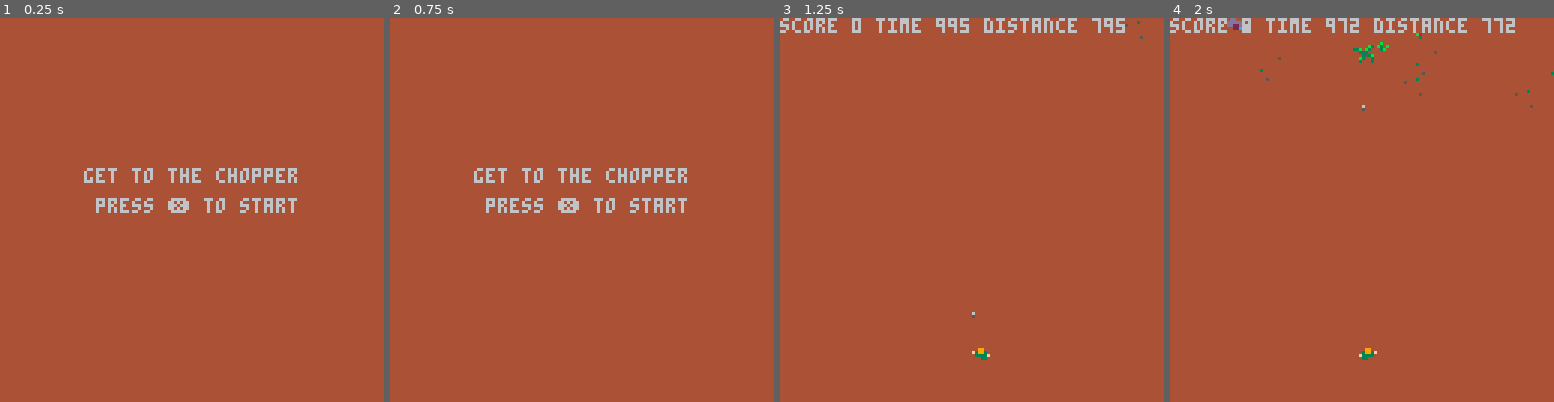
Above: before the commit, frames 1-4 (left to right).
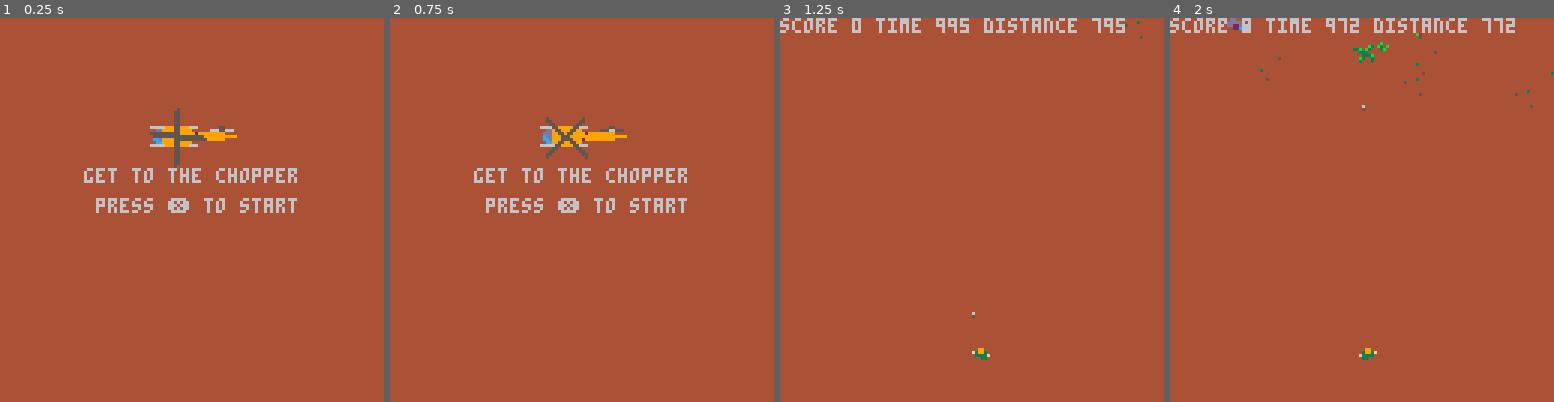
Above: after the commit, the same moments.

Repository: pond823/GetToTheChopper
Game: PICO-8 cartridge gettothechopper.p8
The game is run twice, just before and just after one commit, with the same random seed, the same clock (stepped at 60 frames per second) and the same inputs.
Inputs:
- Up to frame 1 (0.25 s): no input
- Up to frame 2 (0.75 s): no input
- Up to frame 3 (1.25 s): tap X (X key) at 1.07 s
- Up to frame 4 (2 s): hold Left from 1.97 s (still down)

The runs differ from the first frame. In frame 1, 1.0% of the frame differs, in the area x 39-62%, y 23-40%; in frame 2, 1.0%; in frame 3, nothing differs; in frame 4, nothing differs.

Commit message:
Chopper graphics added

Diff:
--- a/gettothechopper.p8
+++ b/gettothechopper.p8
@@ -257,8 +257,13 @@
 
     print (l1, hcenter(l1),50,6)
     print (l2, hcenter(l2),60,6)
-end
+    draw_chopper(50,30)
+end
+
 function draw_game_screen()
+
+  if (game.distance < 70) draw_chopper(50, 70-game.distance)
+
   foreach(sprites, sprite_draw)
   print("score "..game.score.." time "..game.run_time.." distance "..game.distance)
 
@@ -268,6 +273,7 @@
   print (l3, hcenter(l3),50,6)
   l5 = "with a score of "..game.score
   print(l5, hcenter(l5),60,6)
+    draw_chopper(50,30)
 end
 
 function draw_lose_screen()
@@ -277,6 +283,15 @@
   l5 = "with a score of "..game.score
   print(l5, hcenter(l5),60,6)
 end
+
+function draw_chopper(x,y)
+  if (game.timer % 2 == 1) then
+    spr(71,x,y,4, 3)
+  else
+    spr(75,x,y,4, 3)
+  end
+end
+
 
 function hcenter(s)
   return 64-#s*2
Not shown, changed: 150 lines of the sprite sheet (__gfx__) section of gettothechopper.p8
Not shown, changed: the thumbnail (__label__) section of gettothechopper.p8
